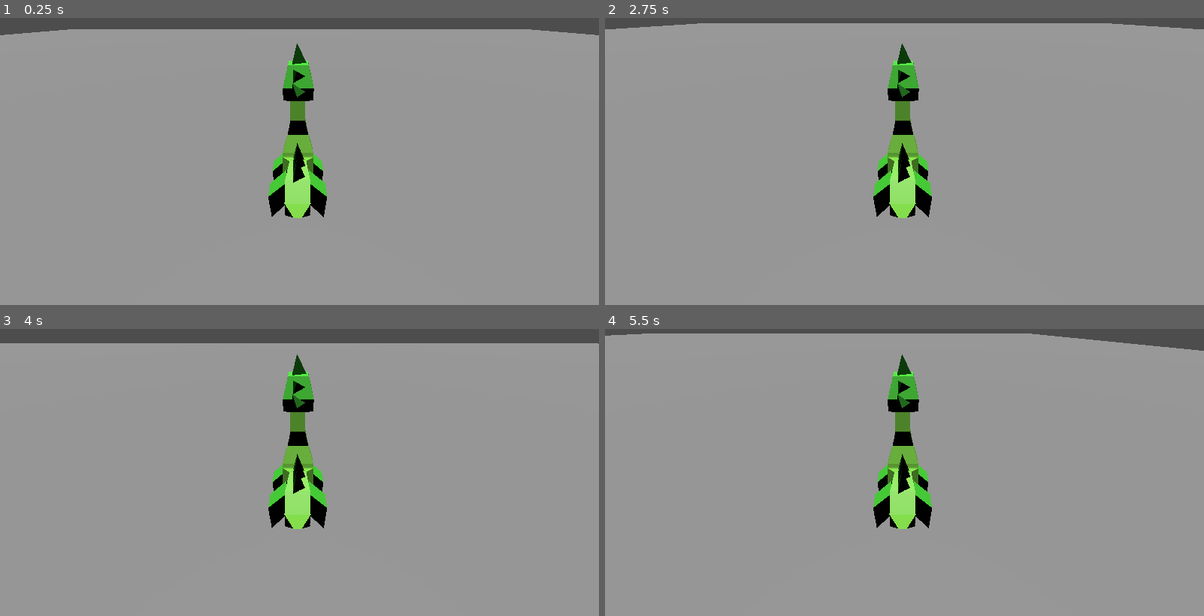
Above: before the commit, frames 1-4 (two rows, left to right).
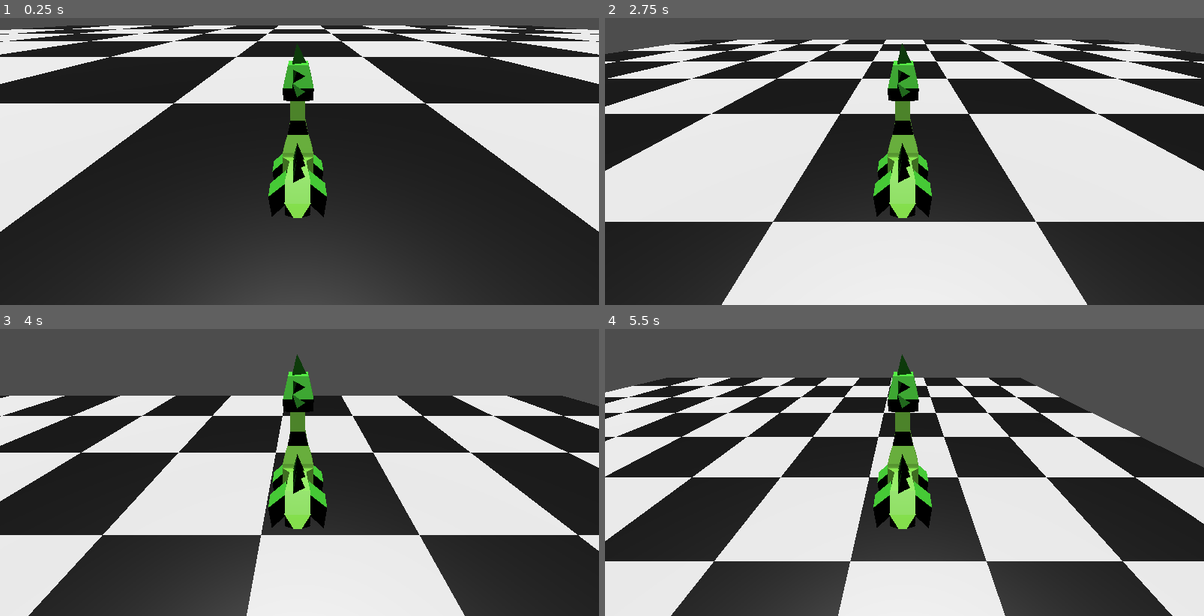
Above: after the commit, the same moments.

Repository: bazylevnik0/dinokid
Game: Godot game, scene res://land.tscn
The game is run twice, just before and just after one commit, with the same random seed, the same clock (stepped at 60 frames per second) and the same inputs.
Inputs:
- Up to frame 1 (0.25 s): no input
- Up to frame 2 (2.75 s): hold Right (move_right) 0.53-1.28 s; hold Space (jump) 0.53-1.28 s; tap Enter at 1.25 s; hold Down (move_backward) 1.28-2.03 s; tap Space (jump) at 1.35, 1.52, 1.82 s; hold Right (move_right) from 2.03 s (still down); hold Space (jump) from 2.03 s (still down)
- Up to frame 3 (4 s): release Right (move_right) at 2.78 s; release Space (jump) at 2.78 s; hold Up (move_forward) 2.78-3.53 s; tap Space (jump) at 2.85, 3.02, 3.32 s; hold Left (move_left) from 3.53 s (still down); hold Space (jump) from 3.53 s (still down)
- Up to frame 4 (5.5 s): release Space (jump) at 4.28 s; tap Space (jump) at 4.35, 4.52, 4.82 s; release Left (move_left) at 5.03 s; hold Down (move_backward) from 5.03 s (still down); hold Space (jump) from 5.03 s (still down)

The runs differ from the first frame. In frame 1, 94% of the frame differs, in the area x 0-100%, y 2-100%; in frame 2, 95%, in the area x 0-100%, y 1-100%; in frame 3, 92%; in frame 4, 94%.

Commit message:
basic movement to direction and jump/fly

Diff:
--- a/Player.gd
+++ b/Player.gd
@@ -2,8 +2,7 @@
 
 @export var max_speed_forward  = 10
 @export var max_speed_backward = -1
-@export var fall_acceleration = 1
-@export var max_jump_height = 100
+@export var fall_acceleration = 25
 
 var target_velocity = Vector3.ZERO
 var target_jump_height = 0
@@ -37,10 +36,8 @@
 
 	if Input.is_action_pressed("jump"):
 		target_jump_height+=1
-		if target_jump_height >= max_jump_height :
-			target_jump_height = max_jump_height
 	if Input.is_action_just_released("jump"):
-		position.y += target_jump_height
+		direction.y += target_jump_height
 		target_jump_height = 0
 
 	if direction != Vector3.ZERO:
@@ -49,6 +46,7 @@
 	# Ground Velocity
 	target_velocity.x = direction.x * abs(target_speed)
 	target_velocity.z = direction.z * abs(target_speed)
+	target_velocity.y = direction.y * 1
 
 	# Vertical Velocity
 	if not is_on_floor(): # If in the air, fall towards the floor. Literally gravity
--- a/land.tscn
+++ b/land.tscn
@@ -1,11 +1,10 @@
 [gd_scene load_steps=4 format=3 uid="uid://bmlboqol0ihqo"]
 
 [ext_resource type="PackedScene" uid="uid://b4wudneakgx1g" path="res://dino.tscn" id="1_tn0vg"]
+[ext_resource type="PackedScene" uid="uid://cdtuspgg0m1pw" path="res://plane.glb" id="2_qvk2o"]
 
 [sub_resource type="BoxShape3D" id="BoxShape3D_q6k8p"]
 size = Vector3(10, 0.1, 10)
-
-[sub_resource type="PlaneMesh" id="PlaneMesh_c0iav"]
 
 [node name="Land" type="Node3D"]
 
@@ -21,7 +20,5 @@
 transform = Transform3D(1, 0, 0, 0, 1, 0, 0, 0, 1, 0, -0.05, 0)
 shape = SubResource("BoxShape3D_q6k8p")
 
-[node name="Plane" type="MeshInstance3D" parent="StaticBody3D"]
-transform = Transform3D(5, 0, 0, 0, 1, 0, 0, 0, 5, 0, 0, 0)
-mesh = SubResource("PlaneMesh_c0iav")
-skeleton = NodePath("../..")
+[node name="plane" parent="StaticBody3D" instance=ExtResource("2_qvk2o")]
+transform = Transform3D(0.5, 0, 0, 0, 0.5, 0, 0, 0, 0.5, 0, 0, 0)
Binary file added: plane.glb
Not shown, added: plane.glb.import
